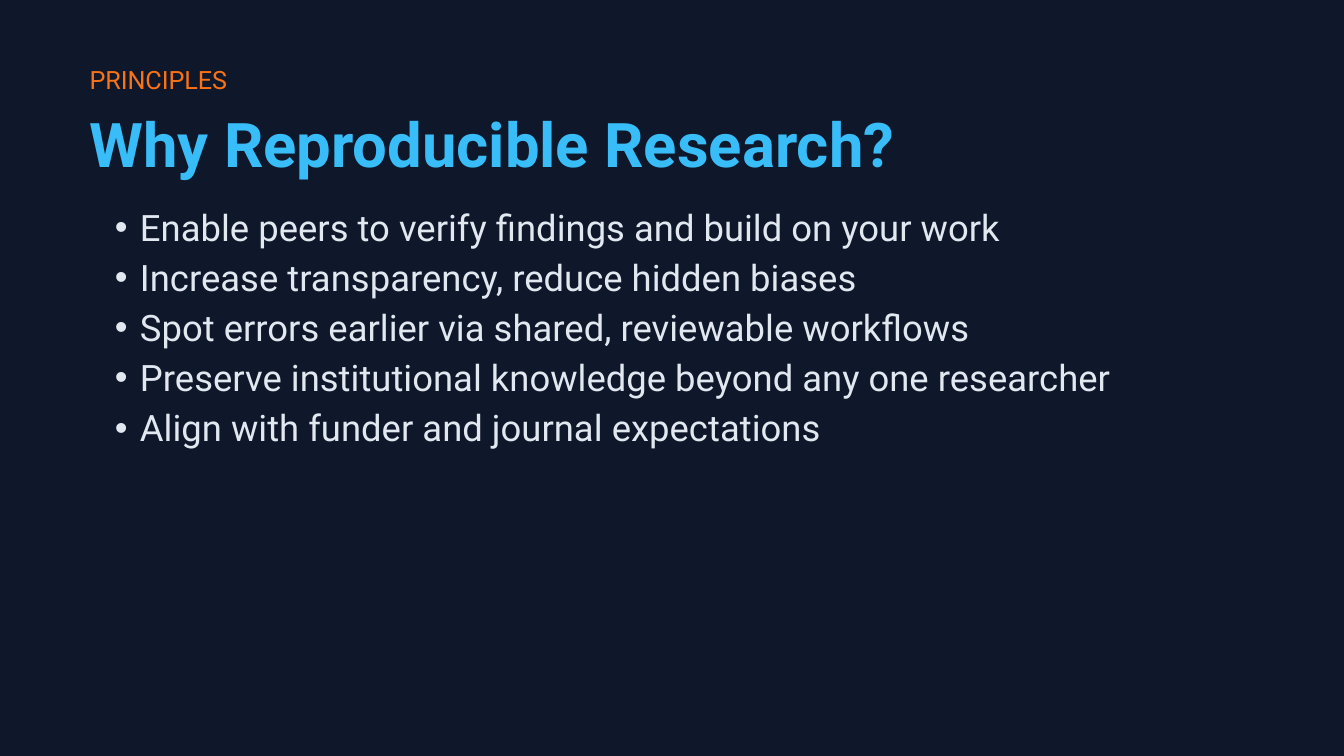
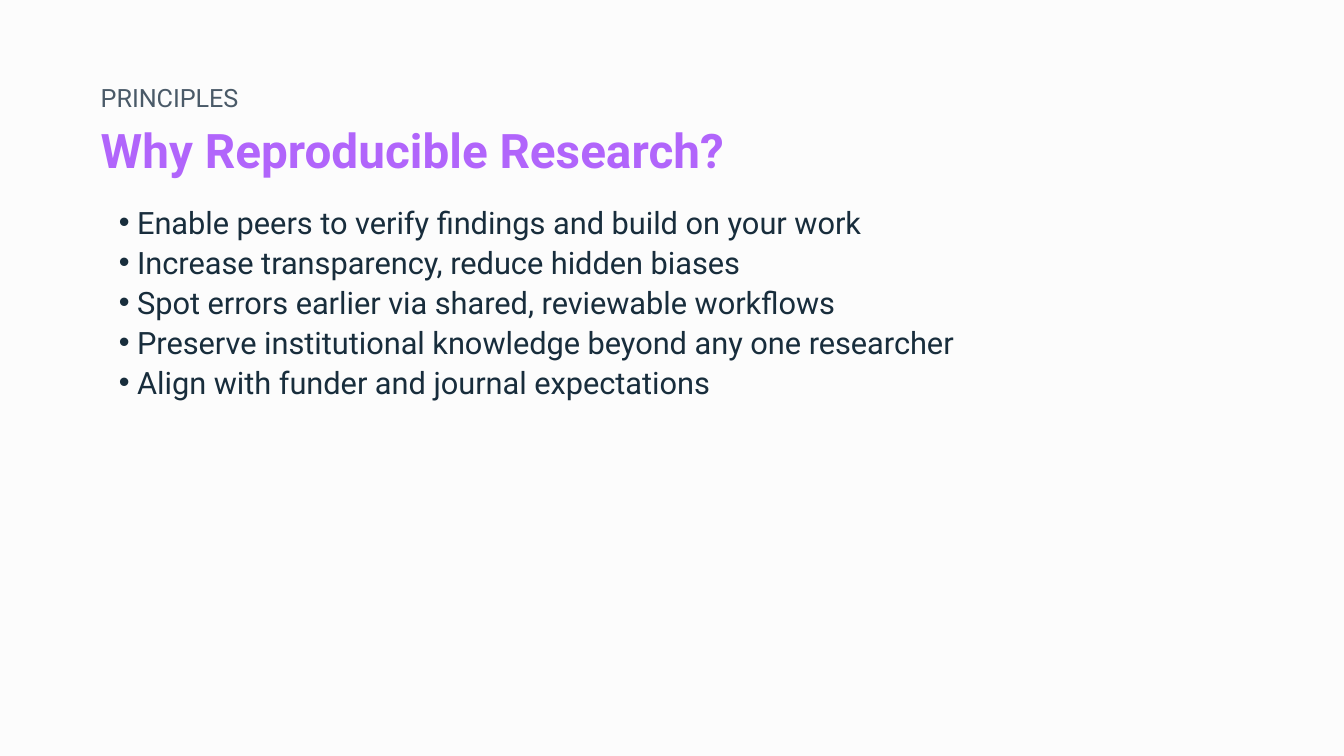
Before and after one commit to shanelindsay/agentic-r, a slide deck: slide 10 of slides-new/Agentic-AI-Agent-Talk.pptx. Drawn at 1344x756 pixels with LibreOffice and Linux fonts; fonts in the diff are those of the drawing. Boxes give left, top, right and bottom in pixels: in the first picture for what was removed or moved away, otherwise in the second. Text is boxed around its words. In the diff, an @@ line names an element or a change of style, - is before the commit and + after.

```diff
--- a/slides-new/Agentic-AI-Agent-Talk.pptx
+++ b/slides-new/Agentic-AI-Agent-Talk.pptx
@@ background #0F172A to #FCFCFC @@
@@ text "PRINCIPLES": place and size @@
-text "PRINCIPLES" at [90,71,228,90]
+text "PRINCIPLES" at [101,89,239,107]
@@ text "PRINCIPLES" at [101,89,239,107]: text colour #F97316 to #4A5A68; line spacing 19.2pt to 18.2pt @@
@@ text "Why Reproducible Research?": place and size @@
-text "Why Reproducible Research?" at [90,121,895,180]
+text "Why Reproducible Research?" at [101,132,724,178]
@@ text "Why Reproducible Research?" at [101,132,724,178]: size 33 to 25.5 pt, text colour #38BDF8 to #B165FB @@
@@ text "Enable peers to verify findings ..." at [137,210,954,401]: size 19.5 to 16.5 pt, text colour #E2E8F0 to #182D3C; indent changed; line spacing 26.9pt to 21.4pt @@
```
Also in this commit, not shown: 20 other slides changed, 52 other files.
